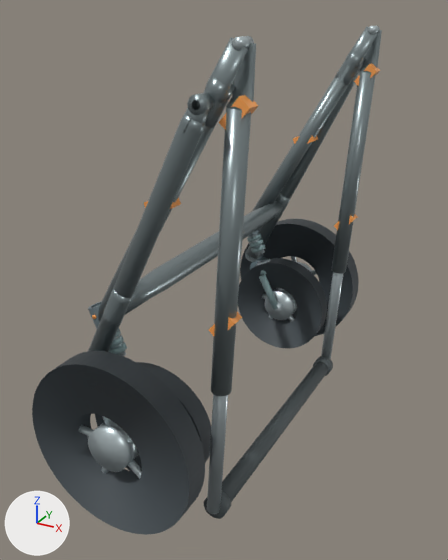
One commit to the glTF model models/no_cabin/w650_state3_wheel_M.glb: the scene before it, then after it.
Camera for both pictures: a 50 mm camera at (1.393, -0.975, 0.804) aimed at (0.88, -0.042, 0.338). Arrows for +X, +Y and +Z are at lower left; the lights stay in place. The picture after the commit comes second.

Objects in the first picture: 'FL_tire.011', 'FR_tire.011', 'RL_sealed_hub.011', 'RL_tire.011', 'RR_tire.011', 'V46_rear_leg_-1.011', 'V46_rearbar.011', 'handle_slider_-1.013', 'main_lower_1.012', 'main_upper_-1.012', 'main_upper_1.012', 'round_handle.013' and 43 more.
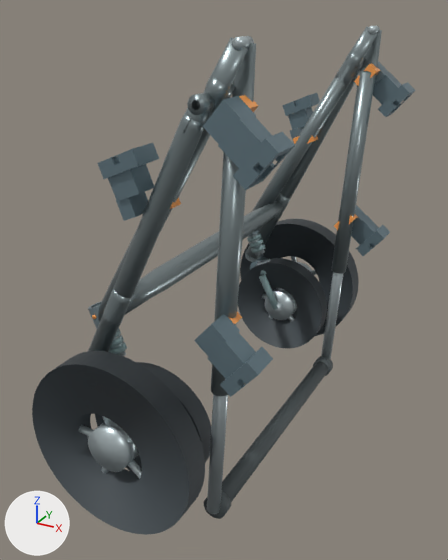
Boxes [x1, y1, x2, y2] around the edits, measured in the pictures (448 x 560 px):
'Universal_Cabin_Receiver_M_-1', added
    after: [203, 96, 295, 190]
'Universal_Cabin_Receiver_H_-1', added
    after: [194, 314, 273, 397]
'Universal_Cabin_Receiver_L_-1', added
    after: [98, 143, 159, 221]
'Universal_Cabin_Receiver_M_1', added
    after: [373, 61, 416, 117]
'Universal_Cabin_Receiver_H_1', added
    after: [351, 205, 390, 256]
'Universal_Cabin_Receiver_L_1', added
    after: [282, 93, 320, 143]

The change, as a list of edits to the scene's bpy script:
```text
Add mat_universal_cabin_receiver:
    mat_universal_cabin_receiver = principled_material('Universal Cabin Receiver')
    mat_universal_cabin_receiver.base_color = (0.18, 0.26, 0.3)  # greyish blue #768b95
    mat_universal_cabin_receiver.metallic = 0.58
    mat_universal_cabin_receiver.roughness = 0.42
Add me_universal_cabin_receiver_m__1:
    me_universal_cabin_receiver_m__1.from_pydata(...)  # 76 vertices, 156 faces; spans x 1.0034..1.1092, y -0.33..-0.282, z 0.6044..0.7058
    me_universal_cabin_receiver_m__1.materials.append(mat_universal_cabin_receiver)  # greyish blue #768b95
Add me_universal_cabin_receiver_l__1:
    me_universal_cabin_receiver_l__1.from_pydata(...)  # 76 vertices, 156 faces; spans x 0.8439..0.9118, y -0.33..-0.282, z 0.5327..0.6371
    me_universal_cabin_receiver_l__1.materials.append(mat_universal_cabin_receiver)  # greyish blue #768b95
Add me_universal_cabin_receiver_h__1:
    me_universal_cabin_receiver_h__1.from_pydata(...)  # 76 vertices, 156 faces; spans x 0.9848..1.0906, y -0.33..-0.282, z 0.305..0.4064
    me_universal_cabin_receiver_h__1.materials.append(mat_universal_cabin_receiver)  # greyish blue #768b95
Add me_universal_cabin_receiver_m_1:
    me_universal_cabin_receiver_m_1.from_pydata(...)  # 76 vertices, 156 faces; spans x 1.0034..1.1092, y 0.282..0.33, z 0.6044..0.7058
    me_universal_cabin_receiver_m_1.materials.append(mat_universal_cabin_receiver)  # greyish blue #768b95
Add me_universal_cabin_receiver_l_1:
    me_universal_cabin_receiver_l_1.from_pydata(...)  # 76 vertices, 156 faces; spans x 0.8439..0.9118, y 0.282..0.33, z 0.5327..0.6371
    me_universal_cabin_receiver_l_1.materials.append(mat_universal_cabin_receiver)  # greyish blue #768b95
Add me_universal_cabin_receiver_h_1:
    me_universal_cabin_receiver_h_1.from_pydata(...)  # 76 vertices, 156 faces; spans x 0.9848..1.0906, y 0.282..0.33, z 0.305..0.4064
    me_universal_cabin_receiver_h_1.materials.append(mat_universal_cabin_receiver)  # greyish blue #768b95
Add ob_universal_cabin_receiver_m__1:
    ob_universal_cabin_receiver_m__1 = bpy.data.objects.new('Universal_Cabin_Receiver_M_-1', me_universal_cabin_receiver_m__1)
    ob_universal_cabin_receiver_m__1.location = (0.0, 0.0, 0.0)
Add ob_universal_cabin_receiver_l__1:
    ob_universal_cabin_receiver_l__1 = bpy.data.objects.new('Universal_Cabin_Receiver_L_-1', me_universal_cabin_receiver_l__1)
    ob_universal_cabin_receiver_l__1.location = (0.0, 0.0, 0.0)
Add ob_universal_cabin_receiver_h__1:
    ob_universal_cabin_receiver_h__1 = bpy.data.objects.new('Universal_Cabin_Receiver_H_-1', me_universal_cabin_receiver_h__1)
    ob_universal_cabin_receiver_h__1.location = (0.0, 0.0, 0.0)
Add ob_universal_cabin_receiver_m_1:
    ob_universal_cabin_receiver_m_1 = bpy.data.objects.new('Universal_Cabin_Receiver_M_1', me_universal_cabin_receiver_m_1)
    ob_universal_cabin_receiver_m_1.location = (0.0, 0.0, 0.0)
Add ob_universal_cabin_receiver_l_1:
    ob_universal_cabin_receiver_l_1 = bpy.data.objects.new('Universal_Cabin_Receiver_L_1', me_universal_cabin_receiver_l_1)
    ob_universal_cabin_receiver_l_1.location = (0.0, 0.0, 0.0)
Add ob_universal_cabin_receiver_h_1:
    ob_universal_cabin_receiver_h_1 = bpy.data.objects.new('Universal_Cabin_Receiver_H_1', me_universal_cabin_receiver_h_1)
    ob_universal_cabin_receiver_h_1.location = (0.0, 0.0, 0.0)
```
